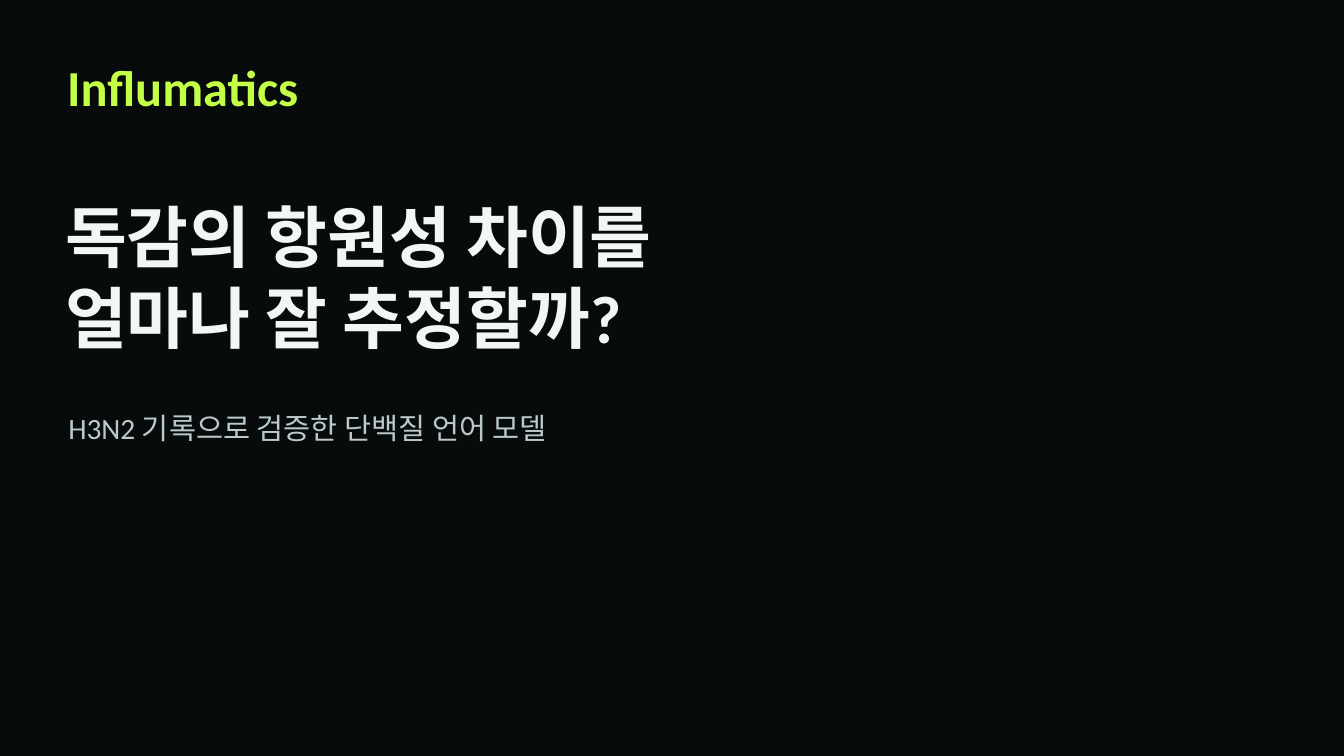
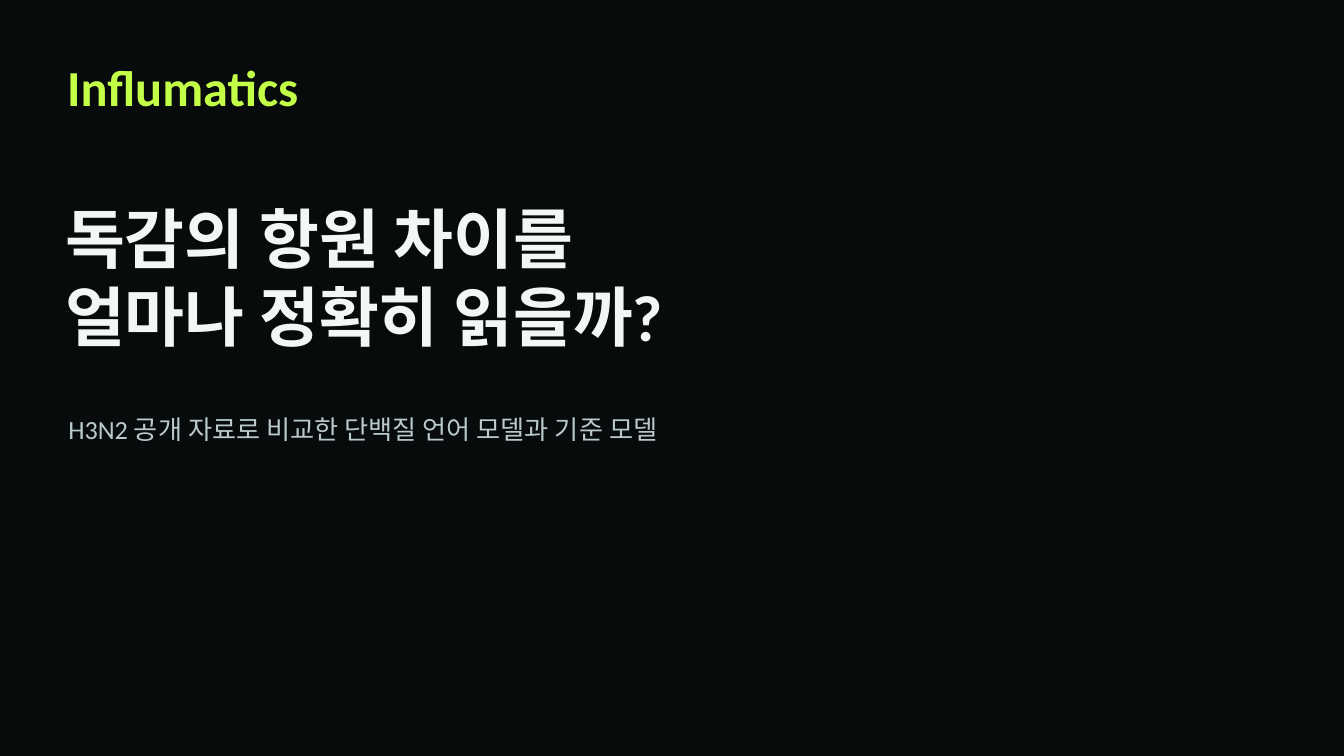
Before and after one commit to ssy2205/influmatics, a slide deck: slide 1 of web/frontend/public/research/results/influmatics-results.pptx. Drawn at 1344x756 pixels with LibreOffice and Linux fonts; fonts in the diff are those of the drawing; background and template pictures are left out. Boxes give left, top, right and bottom in pixels: in the first picture for what was removed or moved away, otherwise in the second. Text is boxed around its words. In the diff, an @@ line names an element or a change of style, - is before the commit and + after.

```diff
--- a/web/frontend/public/research/results/influmatics-results.pptx
+++ b/web/frontend/public/research/results/influmatics-results.pptx
@@ text at <box>65,208,663,347</box>: text changed; size 48 to 46.5 pt @@
-독감의 항원성 차이를
-얼마나 잘 추정할까?
+독감의 항원 차이를
+얼마나 정확히 읽을까?
@@ text at <box>68,417,657,441</box>: text changed; size 21 to 18.8 pt @@
-H3N2 기록으로 검증한 단백질 언어 모델
+H3N2 공개 자료로 비교한 단백질 언어 모델과 기준 모델
```
Also in this commit, not shown: 1 other slide changed, 5 slides added, 4 slides removed, 3 other files.
